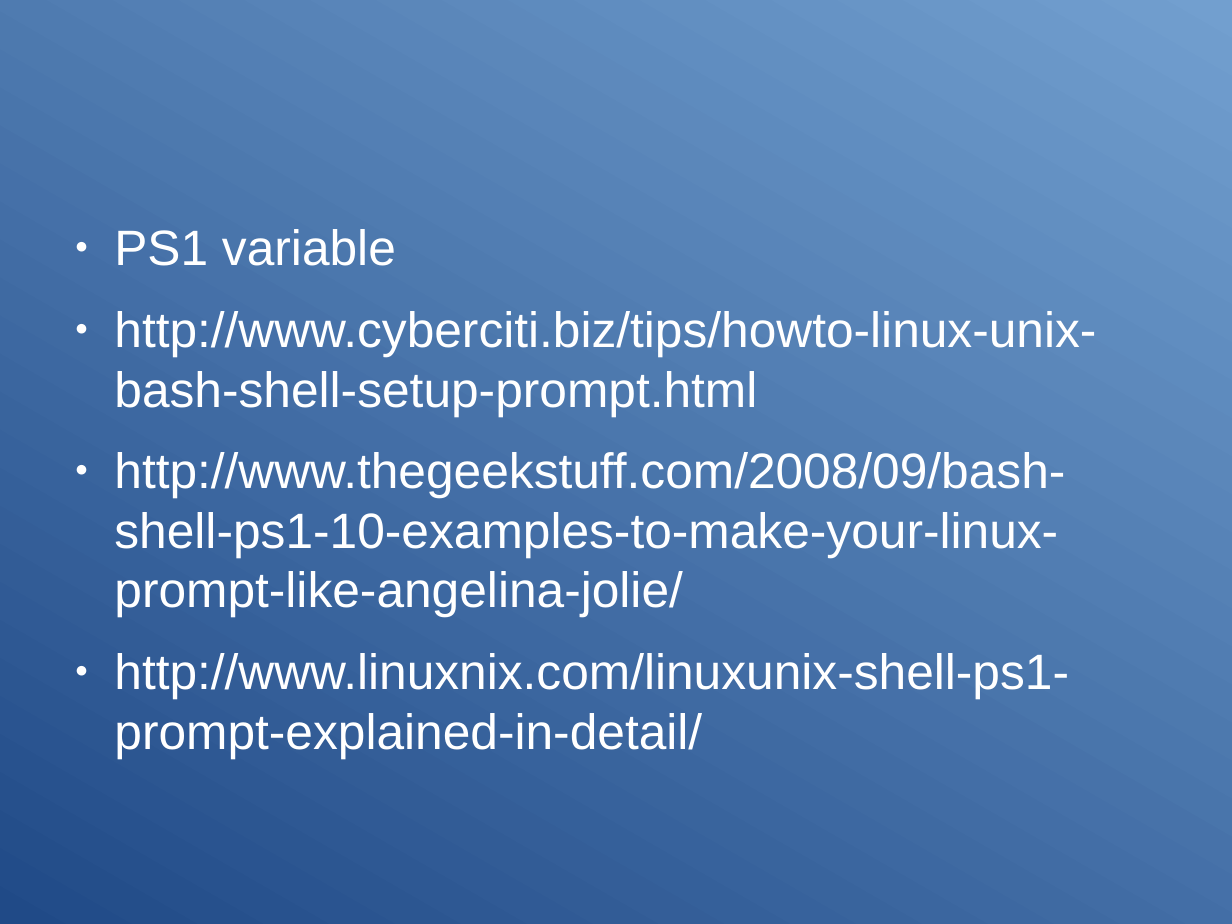
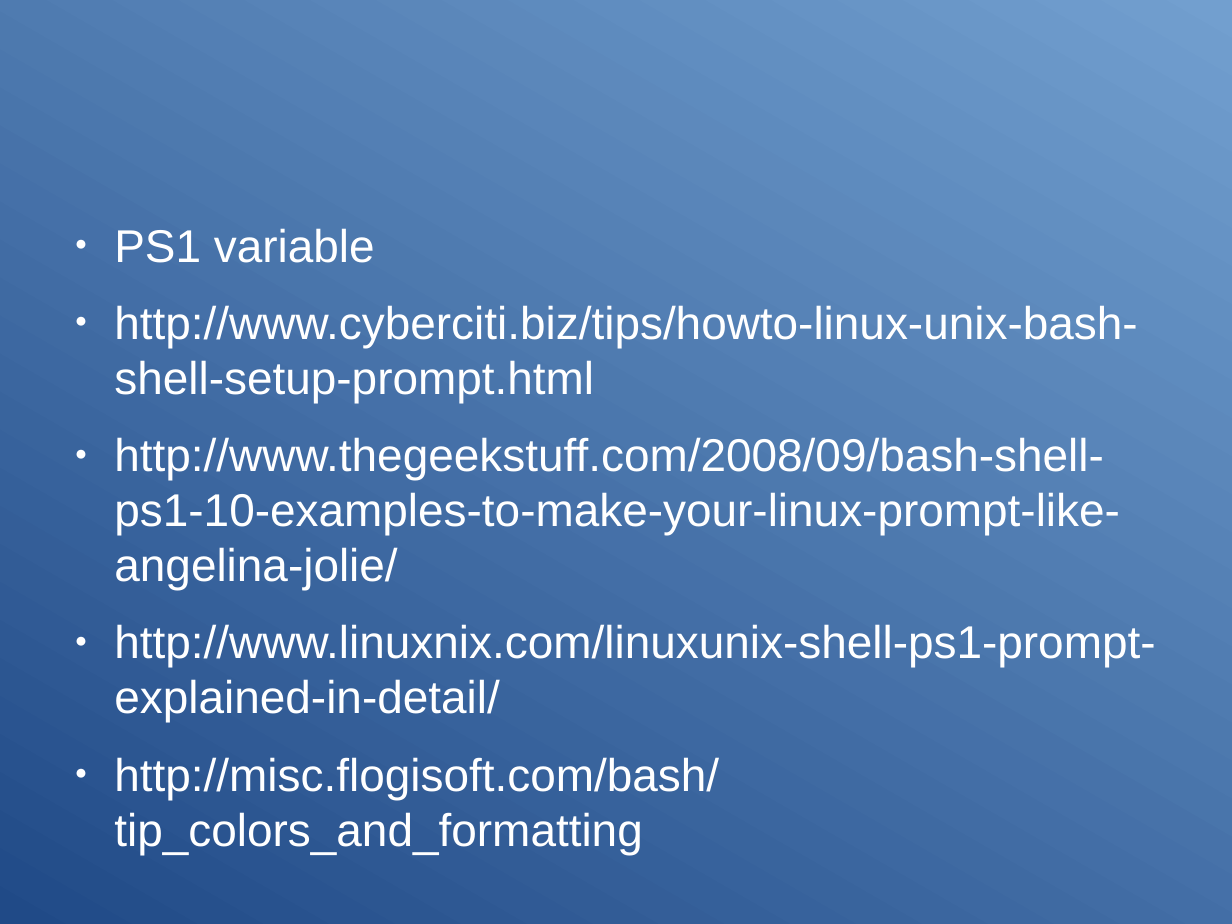
Before and after one commit to Clibre/An-introduction-to-bash, a slide deck: slide 116 of presentation.odp. Drawn at 1232x924 pixels with LibreOffice and Linux fonts; fonts in the diff are those of the drawing. Boxes give left, top, right and bottom in pixels: in the first picture for what was removed or moved away, otherwise in the second. Text is boxed around its words. In the diff, an @@ line names an element or a change of style, - is before the commit and + after.

```diff
--- a/presentation.odp
+++ b/presentation.odp
@@ text at (114, 228, 1155, 722): size 32 to 29.6 pt in "PS1 variable", "http://www.cyberciti.biz/tips/howto-linux-unix-bash-shell-se ...", "http://www.thegeekstuff.com/2008/09/bash-shell-ps1-10-exampl ...", "http://www.linuxnix.com/linuxunix-shell-ps1-prompt-explained ..." @@
@@ text at (114, 757, 719, 855): paragraph added @@
+● http://misc.flogisoft.com/bash/tip_colors_and_formatting
```
Also in this commit, not shown: 2 other slides changed, 1 other file.
